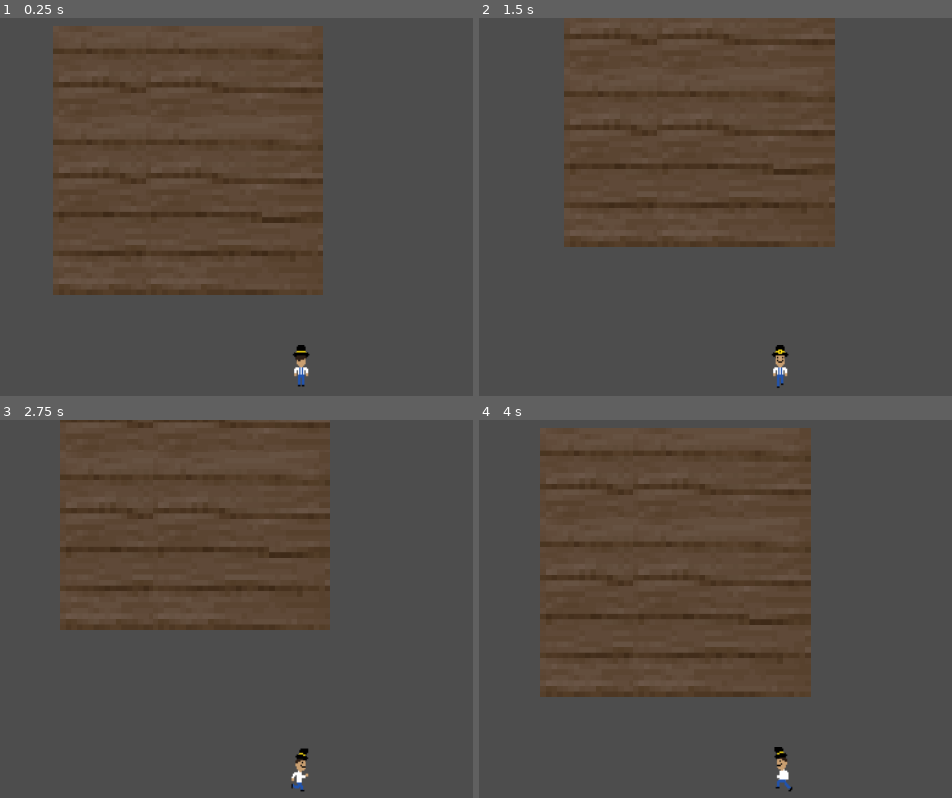
Above: before the commit, frames 1-4 (two rows, left to right).
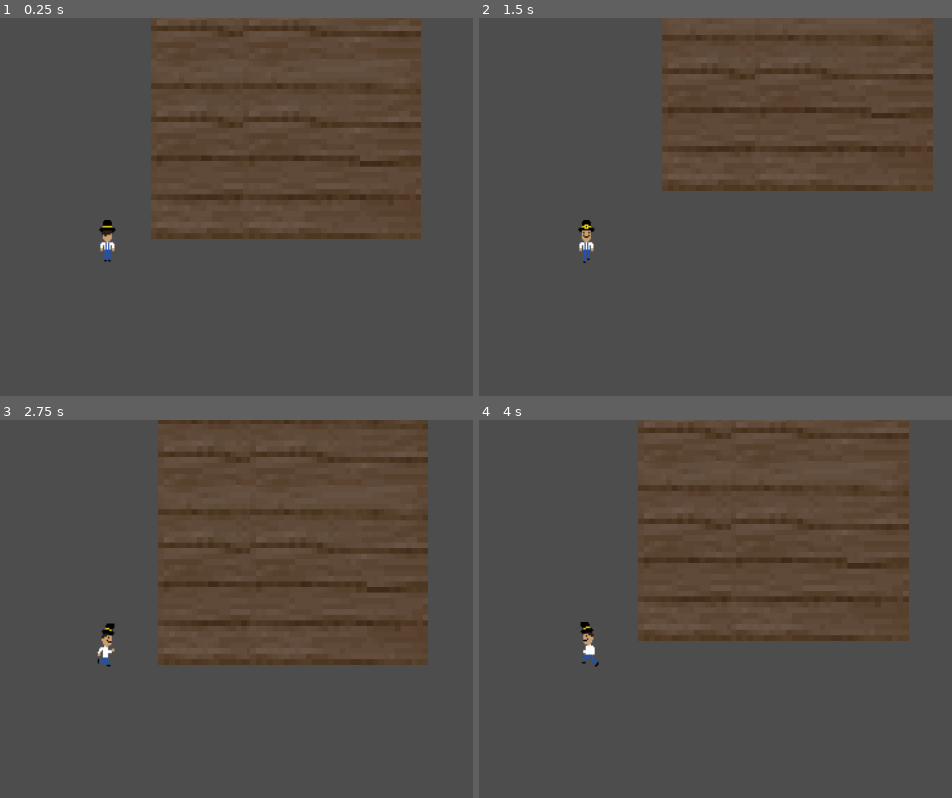
Above: after the commit, the same moments.

Repository: ian-kr/Melon
Game: Godot game, scene res://scenes/levels/insideBarn.tscn
Two runs of this game, one before a commit and one after it. Both use one fixed random seed, a clock stepped at 60 frames per second and the inputs below. This scene is started directly instead of the project's main scene.
Inputs:
- Up to frame 1 (0.25 s): no input
- Up to frame 2 (1.5 s): tap Enter at 0.5 s; hold D (right) 0.53-1.28 s; hold S (down) from 1.28 s (still down)
- Up to frame 3 (2.75 s): release S (down) at 2.03 s; hold D (right) from 2.03 s (still down)
- Up to frame 4 (4 s): release D (right) at 2.78 s; hold W (up) 2.78-3.53 s; hold A (left) from 3.53 s (still down)

The runs differ from the first frame. In frame 1, 19% of the frame differs, in the area x 11-90%, y 0-98%; in frame 2, 16%; in frame 3, 16%; in frame 4, 19%, in the area x 12-91%, y 0-99%.

Commit message:
Center The camera

Diff:
--- a/scenes/levels/insideBarn.tscn
+++ b/scenes/levels/insideBarn.tscn
@@ -9,7 +9,7 @@
 position = Vector2(-317, -115)
 
 [node name="RemoteTransform2D" type="RemoteTransform2D" parent="Player"]
-position = Vector2(288, 181)
+position = Vector2(567, 361)
 remote_path = NodePath("../../Camera2D")
 
 [node name="ParallaxBackground" type="ParallaxBackground" parent="."]
@@ -18,8 +18,8 @@
 motion_mirroring = Vector2(133, 131)
 
 [node name="DarkWood" type="Sprite2D" parent="ParallaxBackground/ParallaxLayer"]
-position = Vector2(675, 144)
+position = Vector2(829, 112)
 texture = ExtResource("1_oheuv")
 
 [node name="Camera2D" type="Camera2D" parent="."]
-position = Vector2(-29, 66)
+position = Vector2(250, 246)
